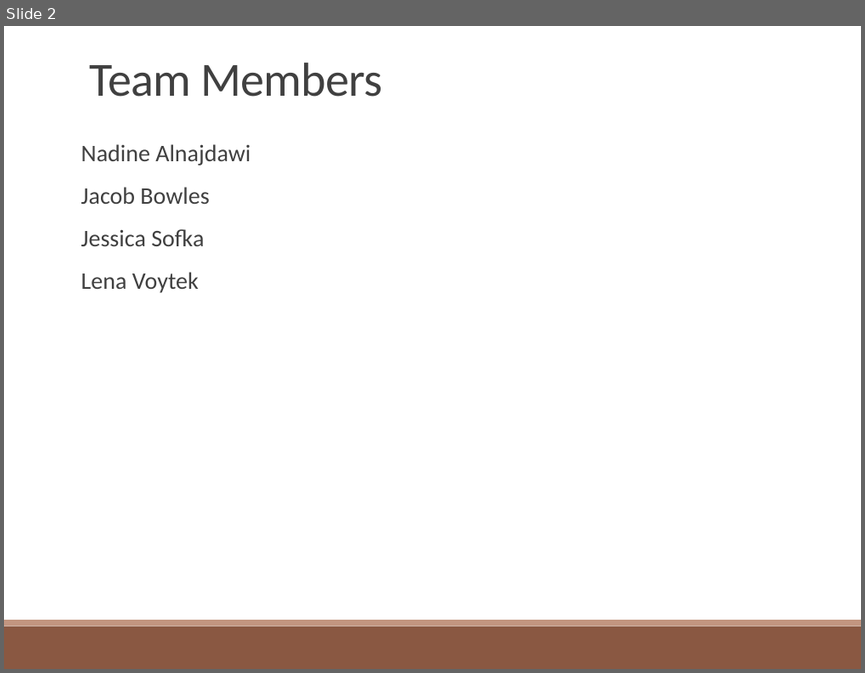
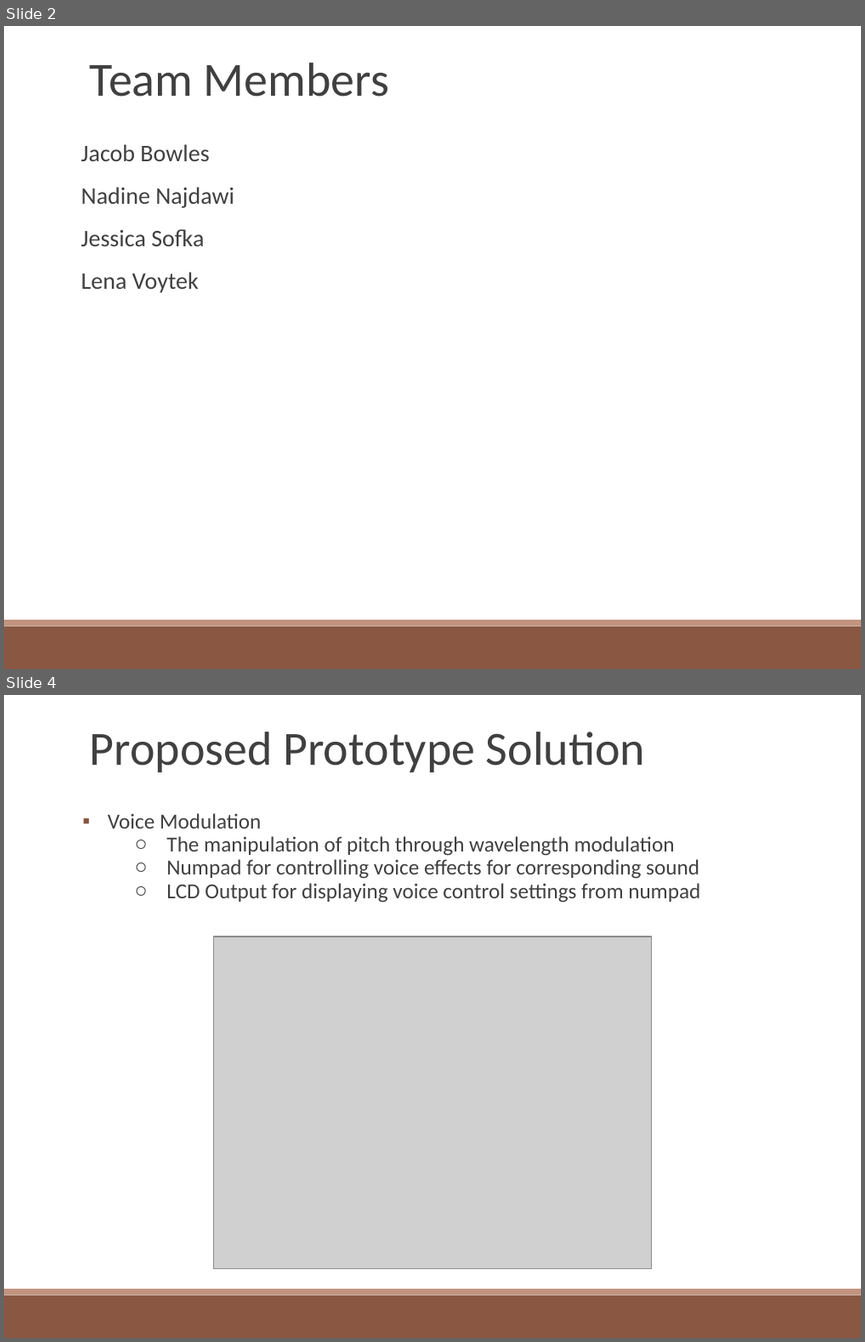
Before and after one commit to lvoytek/VoiceModulator, a slide deck: Proposal/FinalProposal.pptx. Shown one above the other, each under a label of ours: slide 2 before the commit, slides 2 and 4 after it; the slides between them are not shown. The pictures are 865x673 and 865x1342 pixels, drawn with LibreOffice and Linux fonts; fonts in the diff are those of the drawing; grey boxes stand for pictures. Boxes give left, top, right and bottom in pixels: in the first picture for what was removed or moved away, otherwise in the second. Text is boxed around its words. In the diff, an @@ line names an element or a change of style, - is before the commit and + after.

```diff
--- a/Proposal/FinalProposal.pptx
+++ b/Proposal/FinalProposal.pptx
@@ slide 4 added at (4, 695, 861, 1338), background #FFFFFF; not listed: 2 template elements that a slide beside it also shows @@
@@ text added at (90, 732, 645, 772), 40 pt, text #404040 @@
+Proposed Prototype Solution
@@ text added at (108, 813, 700, 902), 18 pt, text #404040 @@
+▪ Voice Modulation
+  ○ The manipulation of pitch through wavelength modulation
+  ○ Numpad for controlling voice effects for corresponding sound
+  ○ LCD Output for displaying voice control settings from numpad
@@ picture added at (213, 936, 651, 1269) @@
@@ slide 2 changed as well @@
@@ text "Team Members" at (90, 63, 389, 97): letter spacing -0.5 to 0 pt @@
@@ text at (81, 144, 250, 165): paragraph removed @@
-Nadine Alnajdawi
@@ text at (81, 144, 209, 293): less space between paragraphs @@
@@ text at (81, 187, 234, 208): paragraph added @@
+Nadine Najdawi
```
Also in this commit, not shown: 2 other slides changed, 7 other slides added, 4 slides removed.
